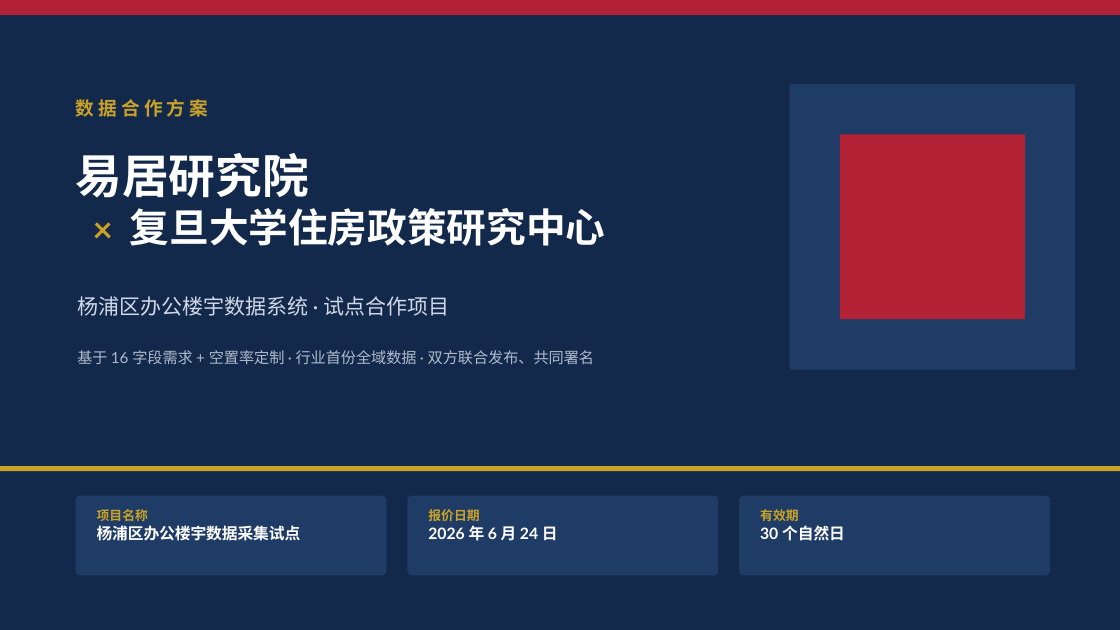
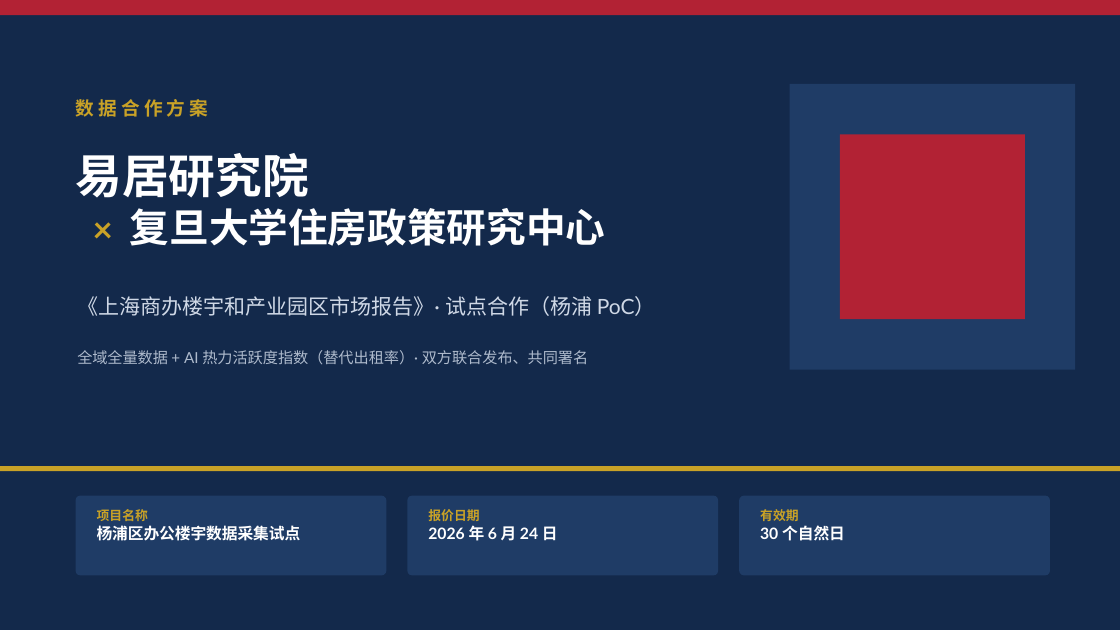
Before and after one commit to hujigang2010-maker/AIDEN, a slide deck: slide 1 of 易居研究院_复旦大学住房政策研究中心_合作方案.pptx. Drawn at 1120x630 pixels with LibreOffice and Linux fonts; fonts in the diff are those of the drawing. Boxes give left, top, right and bottom in pixels: in the first picture for what was removed or moved away, otherwise in the second. Text is boxed around its words. In the diff, an @@ line names an element or a change of style, - is before the commit and + after.

```diff
--- a/易居研究院_复旦大学住房政策研究中心_合作方案.pptx
+++ b/易居研究院_复旦大学住房政策研究中心_合作方案.pptx
@@ text at (x1=77, y1=296, x2=656, y2=316): text changed @@
-杨浦区办公楼宇数据系统 · 试点合作项目
+《上海商办楼宇和产业园区市场报告》· 试点合作（杨浦 PoC）
@@ text at (x1=77, y1=350, x2=588, y2=365): text changed @@
-基于 16 字段需求 + 空置率定制 · 行业首份全域数据 · 双方联合发布、共同署名
+全域全量数据 + AI 热力活跃度指数（替代出租率）· 双方联合发布、共同署名
```
Also in this commit, not shown: 7 other slides changed, 2 slides added, 1 other file.
